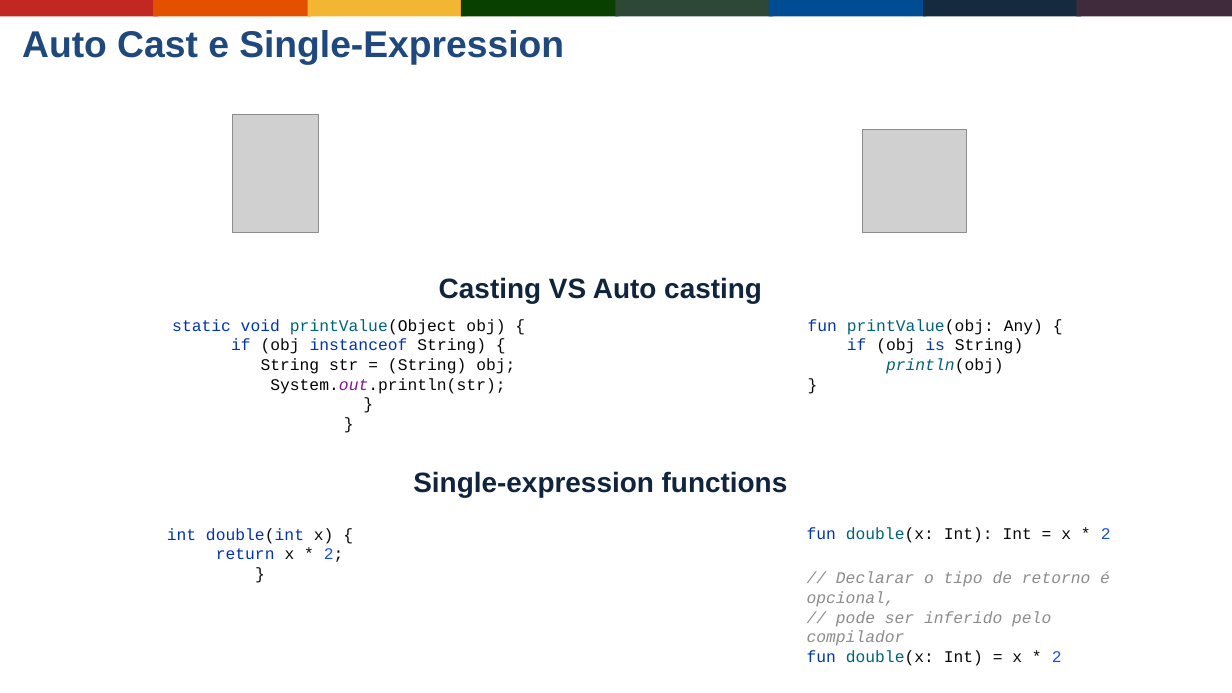
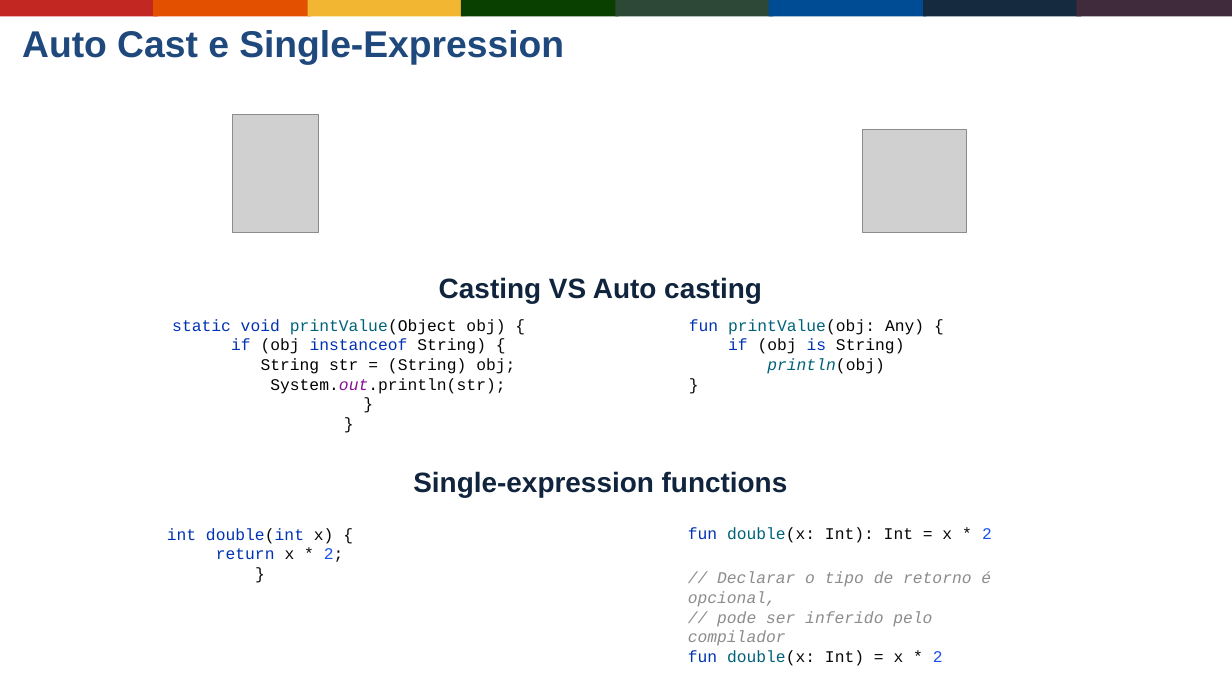
Before and after one commit to Gabrielgps25/meetup-kotlin-java-differences-features, a slide deck: slide 15 of buscando-interoperabilidade-entre-java-jvm-kotlin.odp. Drawn at 1232x693 pixels with LibreOffice and Linux fonts; fonts in the diff are those of the drawing; grey boxes stand for pictures; background and template pictures are left out. Boxes give left, top, right and bottom in pixels: in the first picture for what was removed or moved away, otherwise in the second. Text is boxed around its words. In the diff, an @@ line names an element or a change of style, - is before the commit and + after.

```diff
--- a/buscando-interoperabilidade-entre-java-jvm-kotlin.odp
+++ b/buscando-interoperabilidade-entre-java-jvm-kotlin.odp
@@ text "fun printValue(obj: Any) { if ...": place and size @@
-text "fun printValue(obj: Any) { if ..." at (808, 319, 1043, 374)
+text "fun printValue(obj: Any) { if ..." at (689, 319, 924, 374)
@@ text "fun double(x: Int): Int = ...": place and size @@
-text "fun double(x: Int): Int = ..." at (807, 527, 1111, 666)
+text "fun double(x: Int): Int = ..." at (688, 527, 992, 666)
```
Also in this commit, not shown: 1 other slide changed.
